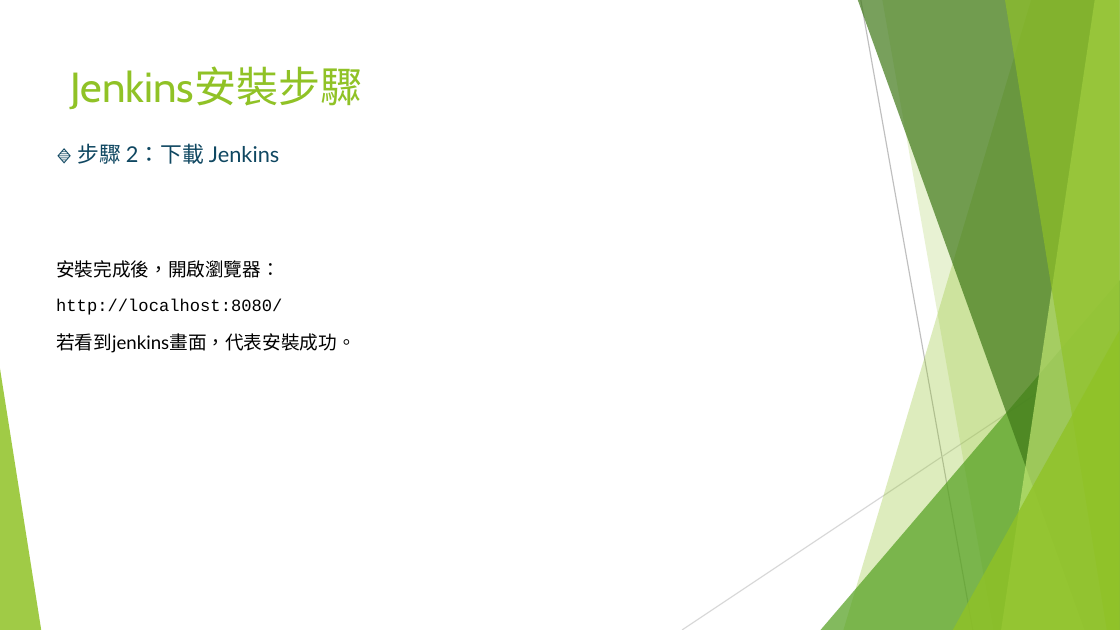
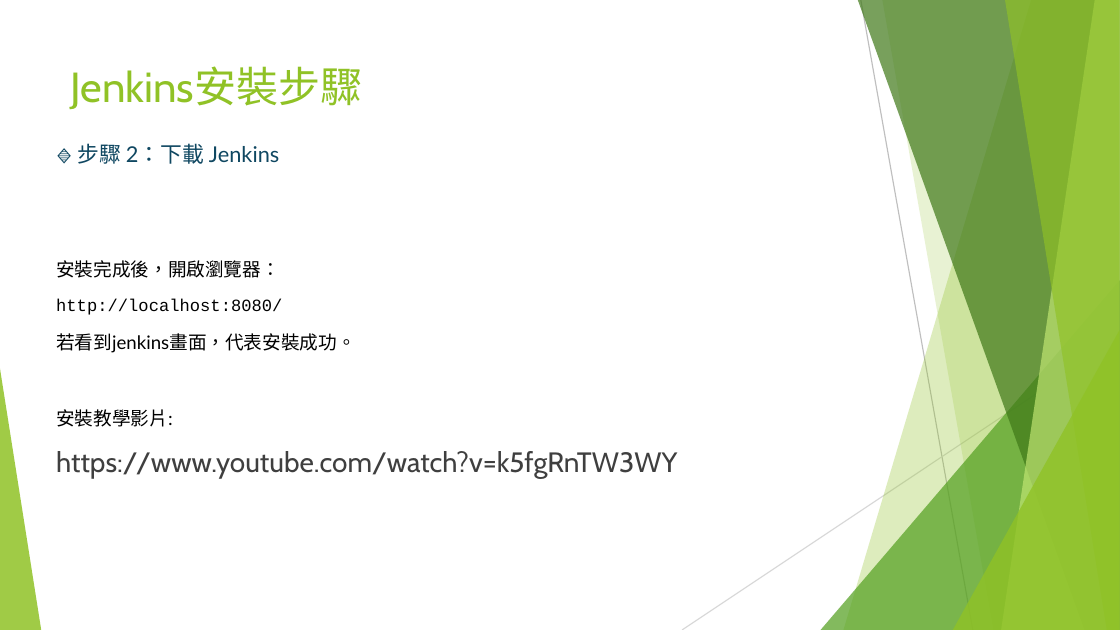
Before and after one commit to coolyuoo/DC5, a slide deck: slide 11 of 單元5.Jenkins與Docker的CICD使用詳解.pptx. Drawn at 1120x630 pixels with LibreOffice and Linux fonts; fonts in the diff are those of the drawing. Boxes give left, top, right and bottom in pixels: in the first picture for what was removed or moved away, otherwise in the second. Text is boxed around its words. In the diff, an @@ line names an element or a change of style, - is before the commit and + after.

```diff
--- a/單元5.Jenkins與Docker的CICD使用詳解.pptx
+++ b/單元5.Jenkins與Docker的CICD使用詳解.pptx
@@ text at (56,409,677,479): paragraphs added @@
+安裝教學影片:
+https://www.youtube.com/watch?v=k5fgRnTW3WY
```
Also in this commit, not shown: 1 other slide changed.
